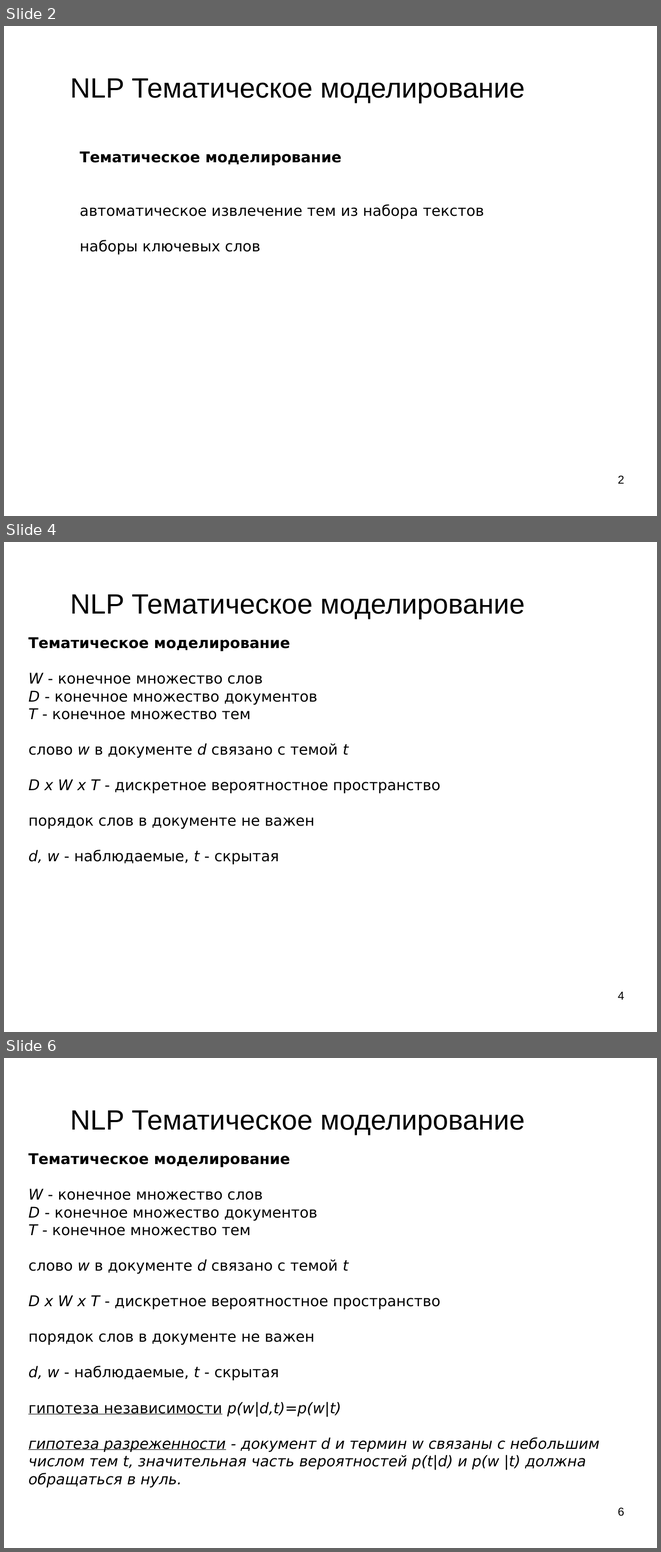
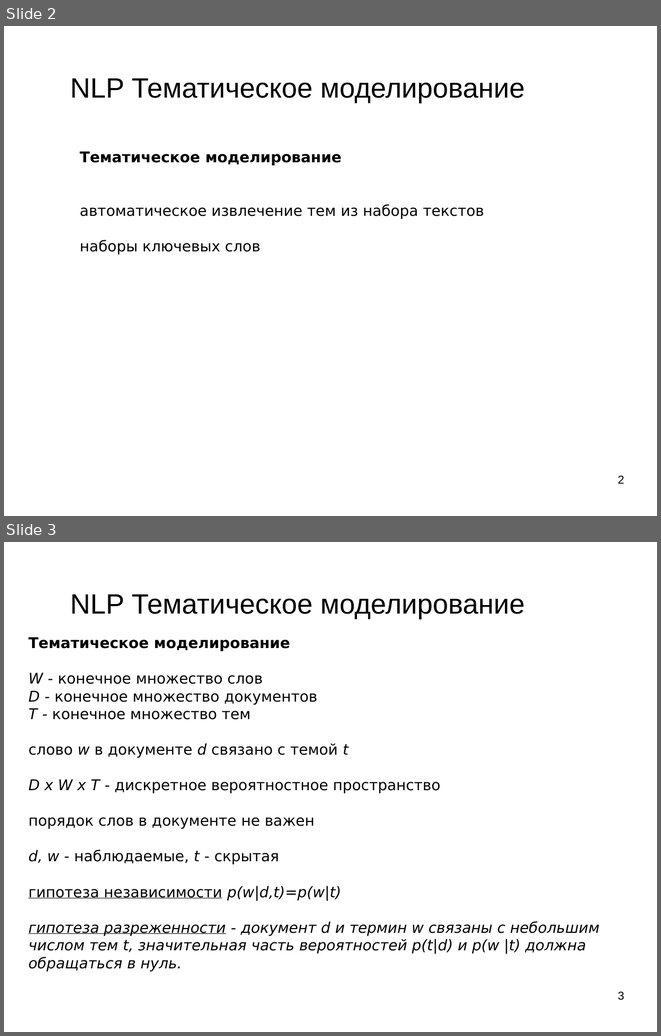
Before and after one commit to mechanoid5/ml_lectorium_2024_I, a slide deck: 25-topic-mod.odp. Shown one above the other, each under a label of ours: slides 2, 4 and 6 before the commit, slides 2 and 3 after it; the slides between them are not shown. The pictures are 661x1552 and 661x1036 pixels, drawn with LibreOffice and Linux fonts; fonts in the diff are those of the drawing; background and template pictures are left out. Boxes give left, top, right and bottom in pixels: in the first picture for what was removed or moved away, otherwise in the second. Text is boxed around its words. In the diff, an @@ line names an element or a change of style, - is before the commit and + after.

```diff
--- a/25-topic-mod.odp
+++ b/25-topic-mod.odp
@@ slide 4 removed at bbox=[4, 542, 657, 1032], background picture (left out) @@
@@ title removed at bbox=[70, 594, 525, 619] @@
-NLP Тематическое моделирование
@@ text removed at bbox=[28, 637, 441, 864] @@
-Тематическое моделирование
-W - конечное множество слов
-D - конечное множество документов
-T - конечное множество тем
-слово w в документе d связано с темой t
-D x W x T - дискретное вероятностное пространство
-порядок слов в документе не важен
-d, w - наблюдаемые, t - скрытая
@@ page number removed at bbox=[618, 991, 624, 999] @@
-4
@@ what was slide 6 is now slide 3 @@
@@ page number at bbox=[618, 991, 624, 1000]: text changed @@
-6
+3
```
Also in this commit, not shown: 3 other slides removed, 11 other files.
